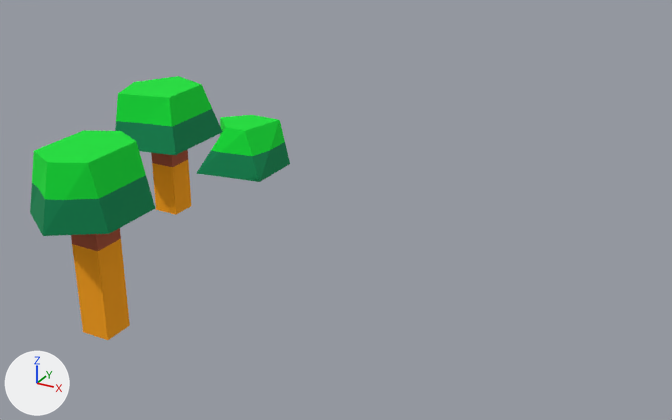
Two versions of the glTF model assets/models/tree_00.glb, one commit apart.
Before and after are seen from a camera (50 mm lens) standing at (8.88, -9.24, 7.48) and looking at (2.06, 3.17, 1.28). Lighting does not change. The marker at lower left points along +X, +Y and +Z. The first picture is the older version.
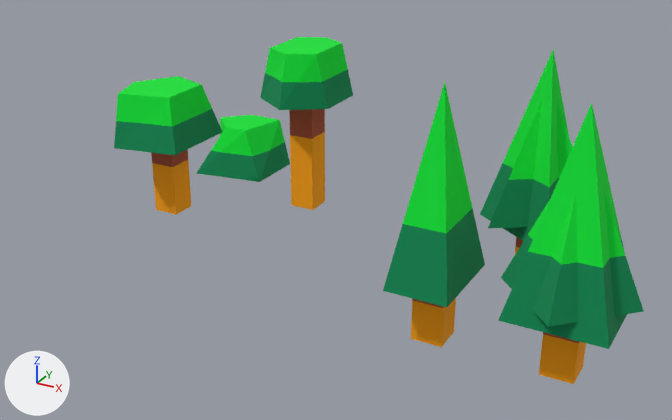
Pixel boxes (x1, y1, x2, y2) of what changed, in the pictures (672 x 420 px):
'Mesh_9', added (green): after (498, 103, 627, 349)
'Mesh_6', added (green): after (383, 82, 485, 307)
'Mesh_0.004', deleted (green): before (30, 130, 155, 236)
'Mesh_8', added (green): after (501, 192, 644, 327)
'Mesh_0', added (green): after (260, 37, 353, 110)
'Mesh_12', added (green): after (480, 50, 569, 241)
'Mesh_1.004', deleted (orange): before (71, 228, 130, 340)
'Mesh_1', added (orange): after (289, 109, 325, 210)
'Mesh_11', added (green): after (488, 101, 572, 228)
'Mesh_7', added (brown): after (539, 332, 586, 384)
'Mesh_5', added (brown): after (411, 298, 456, 347)
'Mesh_10', added (mostly hidden): after (515, 237, 523, 254)

The edits, one by one:
Mesh me_mesh_12 is new.
It has 4 vertices, 4 faces and spans x 4.0..5.5, y 3.75..5.75, z 1.0..4.0.
It uses material mat_tree_0_004 (picture img_tree_0).
Mesh me_mesh_11 is new.
It has 5 vertices, 6 faces and spans x 4.5..6.0, y 3.75..5.75, z 1.25..3.5.
It uses material mat_tree_0_004 (picture img_tree_0).
Mesh me_mesh_10 is new.
It is a box spanning x 4.75..5.25, y 4.5..5.0, z 0.0..1.0.
It uses material mat_tree_0_004 (picture img_tree_0).
Mesh me_mesh_9 is new.
It has 5 vertices, 6 faces and spans x 5.5..7.0, y 1.5..3.0, z 1.0..4.0.
It uses material mat_tree_0_004 (picture img_tree_0).
Mesh me_mesh_8 is new.
It has 5 vertices, 6 faces and spans x 5.25..7.25, y 1.25..3.25, z 1.25..3.5.
It uses material mat_tree_0_004 (picture img_tree_0).
Mesh me_mesh_7 is new.
It is a box spanning x 6.0..6.5, y 2.0..2.5, z 0.0..1.0.
It uses material mat_tree_0_004 (picture img_tree_0).
Mesh me_mesh_6 is new.
It has 5 vertices, 6 faces and spans x 3.75..4.75, y 1.5..3.0, z 1.0..4.0.
It uses material mat_tree_0_004 (picture img_tree_0).
Mesh me_mesh_5 is new.
It is a box spanning x 4.0..4.5, y 2.0..2.5, z 0.0..1.0.
It uses material mat_tree_0_004 (picture img_tree_0).
Mesh me_mesh_1 is new.
It is a box spanning x -0.25..0.25, y 5.5..6.0, z 0.0..2.25.
It uses material mat_tree_0_004 (picture img_tree_0).
Mesh me_mesh_0 is new.
It has 12 vertices, 20 faces and spans x -0.75..0.75, y 4.75..6.75, z 2.25..3.25.
It uses material mat_tree_0_004 (picture img_tree_0).
Object 'Mesh_0.004' (ob_mesh_0_004) is deleted.
Object 'Mesh_1.004' (ob_mesh_1_004) is deleted.
Object 'Mesh_12' (ob_mesh_12) is new; it shows me_mesh_12.
Its location is (0.0, 0.0, 0.0).
Object 'Mesh_11' (ob_mesh_11) is new; it shows me_mesh_11.
Its location is (0.0, 0.0, 0.0).
Object 'Mesh_10' (ob_mesh_10) is new; it shows me_mesh_10.
Its location is (0.0, 0.0, 0.0).
Object 'Mesh_9' (ob_mesh_9) is new; it shows me_mesh_9.
Its location is (0.0, 0.0, 0.0).
Object 'Mesh_8' (ob_mesh_8) is new; it shows me_mesh_8.
Its location is (0.0, 0.0, 0.0).
Object 'Mesh_7' (ob_mesh_7) is new; it shows me_mesh_7.
Its location is (0.0, 0.0, 0.0).
Object 'Mesh_6' (ob_mesh_6) is new; it shows me_mesh_6.
Its location is (0.0, 0.0, 0.0).
Object 'Mesh_5' (ob_mesh_5) is new; it shows me_mesh_5.
Its location is (0.0, 0.0, 0.0).
Object 'Mesh_1' (ob_mesh_1) is new; it shows me_mesh_1.
Its location is (0.0, 0.0, 0.0).
Object 'Mesh_0' (ob_mesh_0) is new; it shows me_mesh_0.
Its location is (0.0, 0.0, 0.0).
